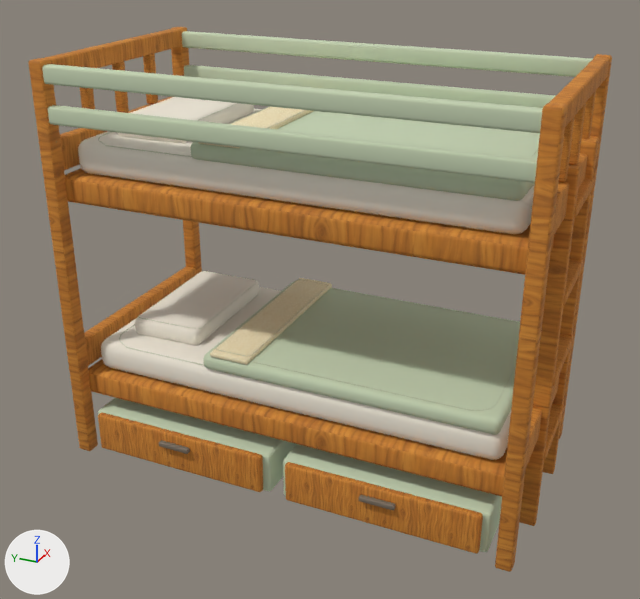
One commit to the glTF model public/models/furniture/storage-bunk.glb: the scene before it, then after it.
Both versions are drawn from a 50 mm camera at (-3.38, -1.49, 2.47) aimed at (-0.06, 0.0, 0.81). Lighting does not change. The marker at lower left points along +X, +Y and +Z. The older version comes first.

Objects in the first picture: 'storage-bunk'.
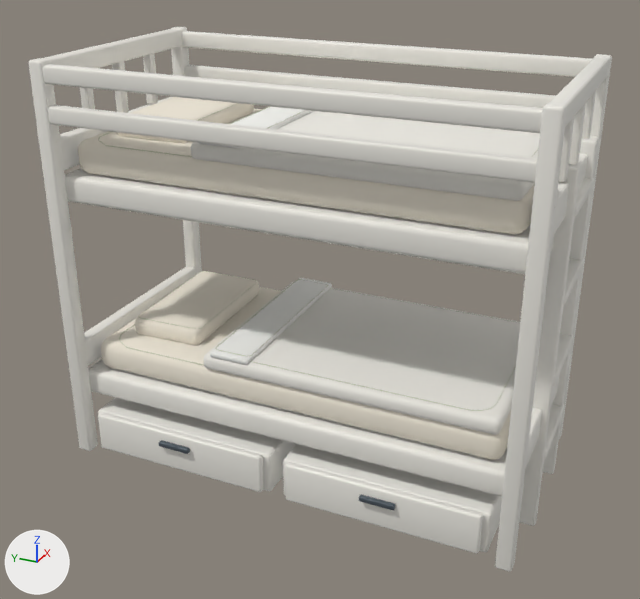
The edits, one by one:
In material 'wood-honey-textured' (mat_wood_honey_textured), texture is no longer img_handpainted_honey_oak.
In material 'wood-honey-textured' (mat_wood_honey_textured), base_color is now set to (0.86, 0.84, 0.78), white #efece5.
In material 'wood-honey-textured' (mat_wood_honey_textured), roughness goes from 0.82 to 0.47.
Material 'upholstery-textured' (mat_upholstery_textured) changes colour from pale green #c5d3b3 to white #efece5; in linear values from (0.56, 0.65, 0.45) to (0.86, 0.84, 0.78).
In material 'linen-textured' (mat_linen_textured), texture is no longer img_handpainted_cream_linen.
In material 'linen-textured' (mat_linen_textured), base_color is now set to (0.9, 0.9, 0.86), white #f3f3ef.
In material 'linen-textured' (mat_linen_textured), roughness goes from 0.98 to 0.94.
Material 'variant-surface' (mat_variant_surface) changes colour from pale green #c5d3b3 to white #efece5; in linear values from (0.56, 0.65, 0.45) to (0.86, 0.84, 0.78).

Boxes [x1, y1, x2, y2] around the edits, measured in the pictures (640 x 599 px):
'storage-bunk', surface changed, recoloured (lighter)
    both: [28, 27, 612, 572]
